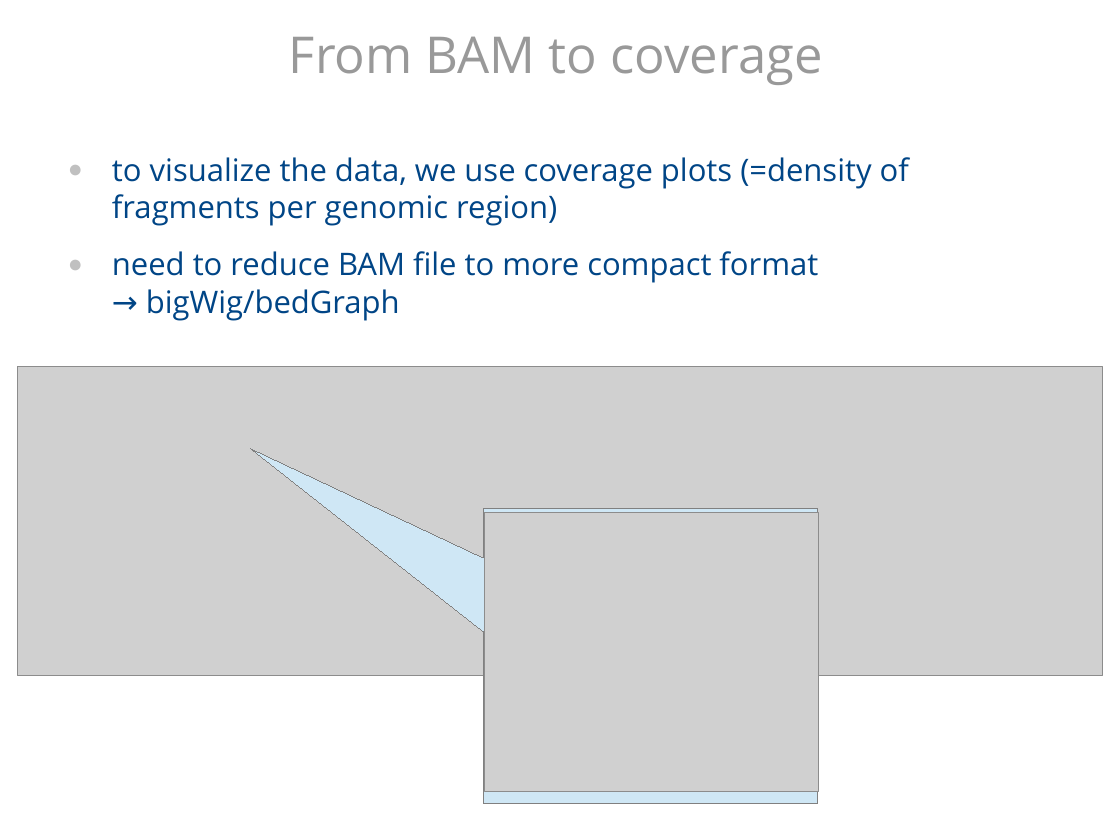
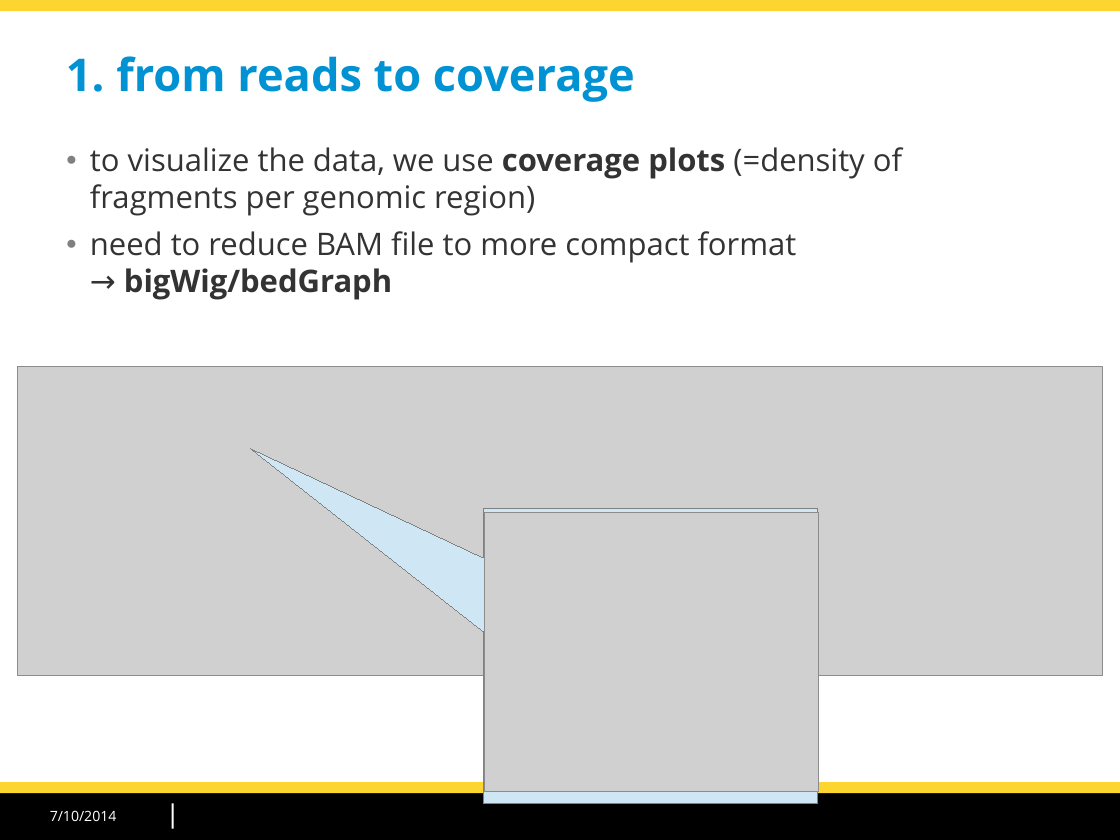
Before and after one commit to morganeTC/atelier_chip-seq_roscoff_2014, a slide deck: slide 9 of slides/chipseq_CarlHerrmann_Roscoff2014.odp (slide 8 before the commit). Drawn at 1120x840 pixels with LibreOffice and Linux fonts; fonts in the diff are those of the drawing; grey boxes stand for pictures; background and template pictures are left out. Boxes give left, top, right and bottom in pixels: in the first picture for what was removed or moved away, otherwise in the second. Text is boxed around its words. In the diff, an @@ line names an element or a change of style, - is before the commit and + after.

```diff
--- a/slides/chipseq_CarlHerrmann_Roscoff2014.odp
+++ b/slides/chipseq_CarlHerrmann_Roscoff2014.odp
@@ rectangle added at (x1=0, y1=0, x2=1120, y2=11), fill #FDD530 @@
@@ title "1. from reads to coverage" at (x1=66, y1=56, x2=635, y2=102): vertical alignment middle to top @@
@@ title at (x1=66, y1=56, x2=635, y2=102): text changed; size 36 to 32 pt; text colour #999999 to #0092D2; bold on @@
-From BAM to coverage
+1. from reads to coverage
@@ text "to visualize the data, we ..." moved from (x1=112, y1=157, x2=909, y2=321) to (x1=90, y1=147, x2=902, y2=300) @@
@@ text "to visualize the data, we ..." at (x1=90, y1=147, x2=902, y2=300): text colour #004586 to #333333; bold on in "coverage plots", "bigWig/bedGraph"; indent changed; less space between paragraphs; bullet colour #C0C0C0 to #808080 @@
@@ rectangle added at (x1=0, y1=794, x2=1120, y2=840), fill #000000 @@
@@ rectangle added at (x1=0, y1=783, x2=1120, y2=794), fill #FDD530 @@
@@ line added from (173, 805) to (173, 828), #FFFFFF 1.42 pt @@
@@ text added at (x1=50, y1=810, x2=117, y2=821), 10 pt, text #FFFFFF @@
+7/10/2014
```
Also in this commit, not shown: 29 other slides changed, 9 slides added, 15 slides removed, 2 other files.
